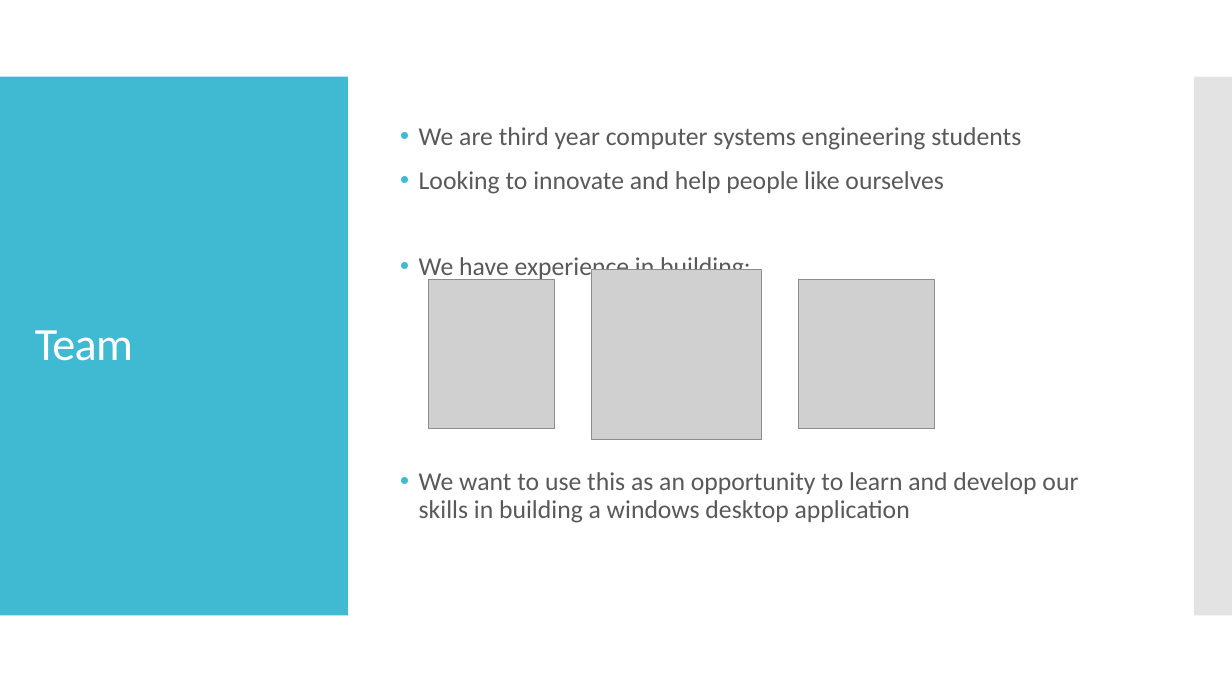
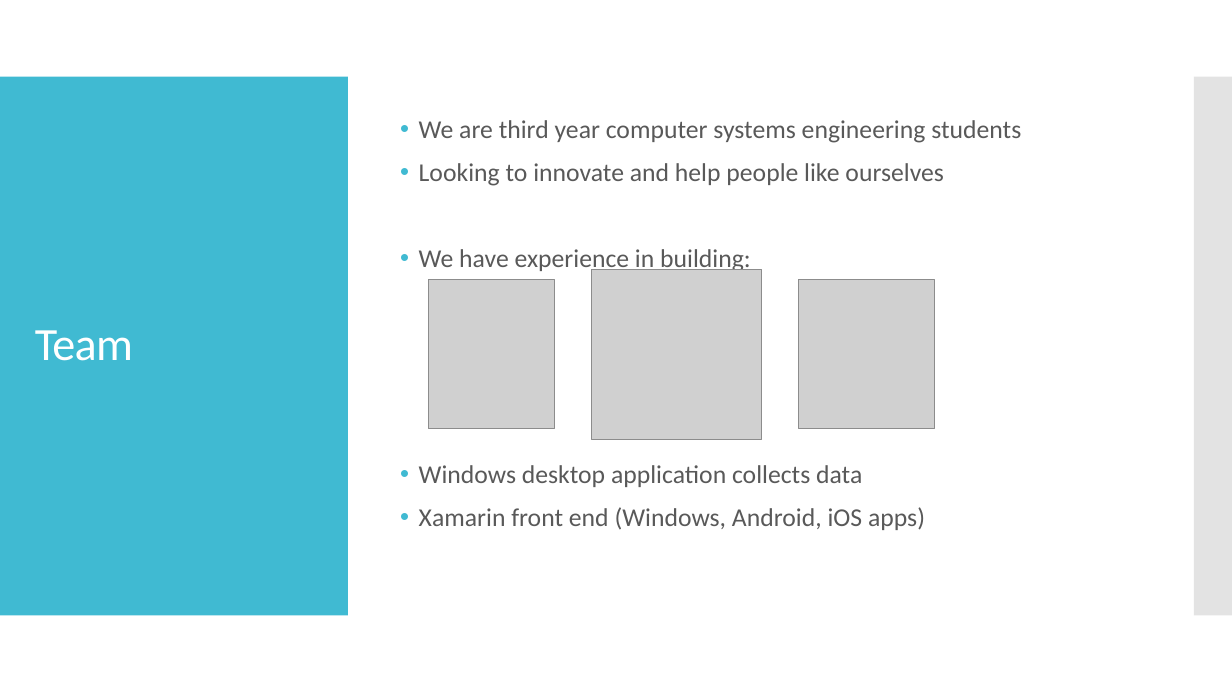
Before and after one commit to SaviMohan/Timekeeper, a slide deck: slide 2 of Planning/Timekeeper.pptx. Drawn at 1232x693 pixels with LibreOffice and Linux fonts; fonts in the diff are those of the drawing; grey boxes stand for pictures. Boxes give left, top, right and bottom in pixels: in the first picture for what was removed or moved away, otherwise in the second. Text is boxed around its words. In the diff, an @@ line names an element or a change of style, - is before the commit and + after.

```diff
--- a/Planning/Timekeeper.pptx
+++ b/Planning/Timekeeper.pptx
@@ text at (419,465,925,530): text changed @@
-• We want to use this as an opportunity to learn and develop our skills in building a windows desktop application
+• Windows desktop application collects data
+• Xamarin front end (Windows, Android, iOS apps)
```
Also in this commit, not shown: 1 other slide changed, 5 other files.
